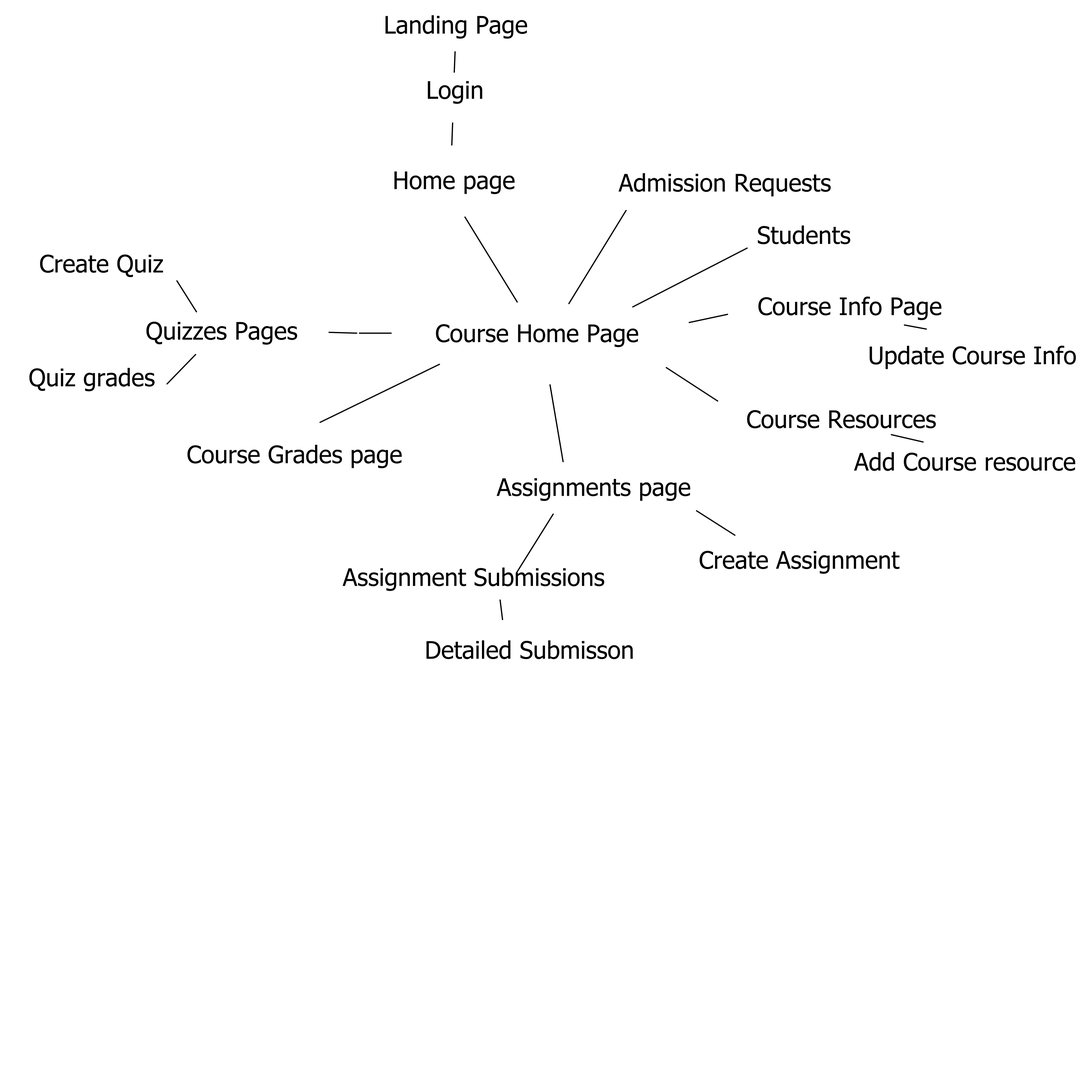
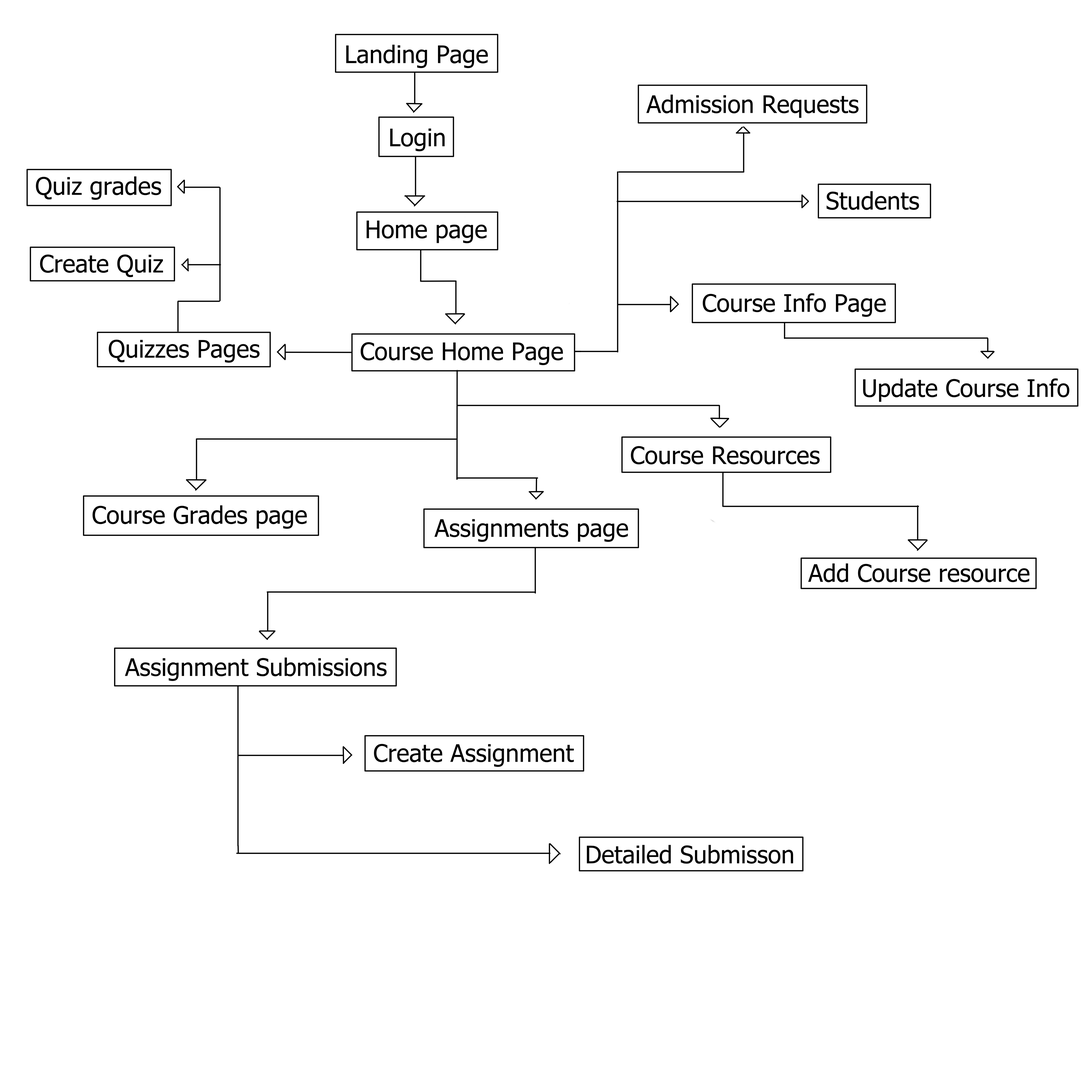
Layered file, before and after one edit (1091 x 1091). Changes by layer:
painted on "Layer 1" over [26,15,1079,872]
